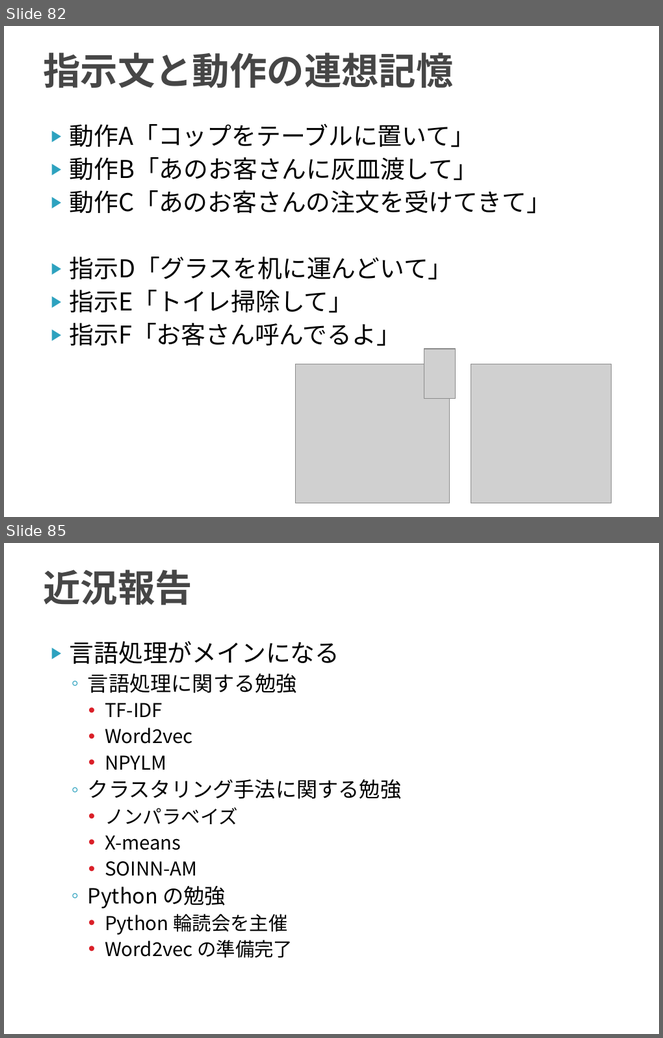
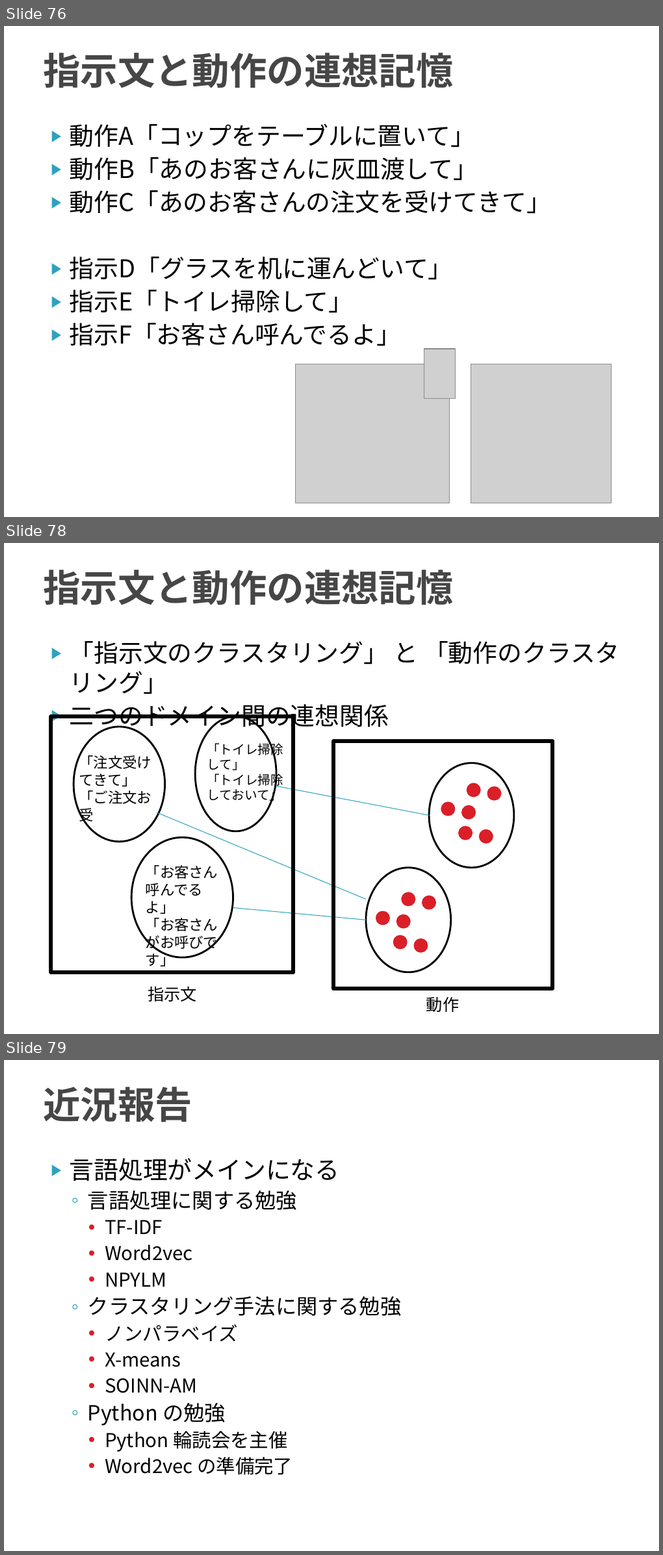
Before and after one commit to TetsuyaKomota/GitforEclipseTest, a slide deck: IntentionLearning_v2/slide/discussion2016.pptx. Shown one above the other, each under a label of ours: slides 82 and 85 before the commit, slides 76, 78 and 79 after it; the slides between them are not shown. The pictures are 663x1038 and 663x1555 pixels, drawn with LibreOffice and Linux fonts; fonts in the diff are those of the drawing; grey boxes stand for pictures. Boxes give left, top, right and bottom in pixels: in the first picture for what was removed or moved away, otherwise in the second. Text is boxed around its words. In the diff, an @@ line names an element or a change of style, - is before the commit and + after.

```diff
--- a/IntentionLearning_v2/slide/discussion2016.pptx
+++ b/IntentionLearning_v2/slide/discussion2016.pptx
@@ slide 78 added at (4,543,659,1034), background #FFFFFF @@
@@ title added at (43,570,453,605), 41 pt, text #464646, bold @@
+指示文と動作の連想記憶
@@ text added at (70,641,620,731), 27 pt, text #000000 @@
+▶ 「指示文のクラスタリング」 と 「動作のクラスタリング」
+▶ 二つのドメイン間の連想関係
@@ rectangle added at (51,717,294,973), outline #000000 4.33 pt @@
@@ ellipse added at (195,717,276,832), outline #000000 2 pt @@
@@ ellipse added at (74,727,165,843), outline #000000 2 pt @@
@@ text added at (79,754,152,824), 16 pt, text #000000 @@
+「注文受けてきて」
+「ご注文お受
+けして」
@@ text added at (207,741,284,804), 14 pt, text #000000 @@
+「トイレ掃除
+して」
+「トイレ掃除
+しておいて」
@@ rectangle added at (334,741,553,988), outline #000000 4.33 pt @@
@@ ellipse added at (429,763,514,868), outline #000000 2 pt @@
@@ line added from (276, 786) to (429, 815), #2DA2BF 0.75 pt @@
@@ ellipse added at (469,785,479,795), fill #DA1F28, outline #DA1F28 4.33 pt @@
@@ ellipse added at (490,789,500,799), fill #DA1F28, outline #DA1F28 4.33 pt @@
@@ line added from (157, 813) to (366, 899), #2DA2BF 0.75 pt @@
@@ ellipse added at (443,804,453,814), fill #DA1F28, outline #DA1F28 4.33 pt @@
@@ ellipse added at (464,807,475,817), fill #DA1F28, outline #DA1F28 4.33 pt @@
@@ ellipse added at (461,828,471,839), fill #DA1F28, outline #DA1F28 4.33 pt @@
@@ ellipse added at (481,832,492,842), fill #DA1F28, outline #DA1F28 4.33 pt @@
@@ ellipse added at (132,838,233,958), outline #000000 2 pt @@
@@ text added at (146,865,218,967), 16 pt, text #000000 @@
+「お客さん呼んでるよ」
+「お客さんがお呼びです」
@@ ellipse added at (366,868,451,973), outline #000000 2 pt @@
@@ line added from (233, 908) to (366, 921), #2DA2BF 0.75 pt @@
@@ ellipse added at (403,894,414,904), fill #DA1F28, outline #DA1F28 4.33 pt @@
@@ ellipse added at (424,897,434,908), fill #DA1F28, outline #DA1F28 4.33 pt @@
@@ ellipse added at (378,913,388,924), fill #DA1F28, outline #DA1F28 4.33 pt @@
@@ ellipse added at (399,917,409,927), fill #DA1F28, outline #DA1F28 4.33 pt @@
@@ ellipse added at (395,938,406,948), fill #DA1F28, outline #DA1F28 4.33 pt @@
@@ ellipse added at (415,941,426,951), fill #DA1F28, outline #DA1F28 4.33 pt @@
@@ text added at (148,986,197,1002), 18 pt, text #000000 @@
+指示文
@@ text added at (426,997,459,1012), 18 pt, text #000000 @@
+動作
@@ what was slide 82 is now slide 76 @@
@@ what was slide 85 is now slide 79 @@
```
Also in this commit, not shown: 4 slides changed, 7 other slides added.
